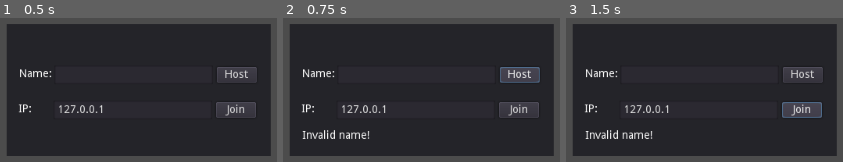
Above: before the commit, frames 1-3 (left to right).
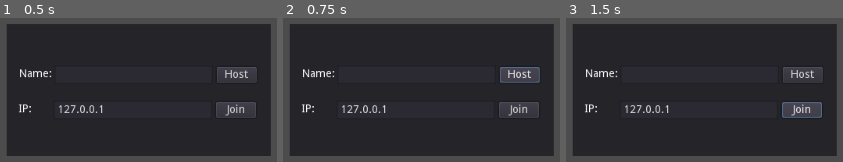
Above: after the commit, the same moments.

Repository: VGDC-UCI/Shooty-Game
Game: Godot game, scene res://Scenes/ServerMenu.tscn
The game is run twice, just before and just after one commit, with the same random seed, the same clock (stepped at 60 frames per second) and the same inputs. The engine's default icon, where the game draws it, is replaced by a stand-in: a white triangle on a blue panel in a dark square.
Inputs:
- Up to frame 1 (0.5 s): no input
- Up to frame 2 (0.75 s): click "Host" at 0.5 s
- Up to frame 3 (1.5 s): click "Join" at 1.25 s

Frame 1 is identical in both runs. In frame 2, 0.7% of the frame differs, in the area x 6-32%, y 77-85%; in frame 3, 0.7%.

Commit message:
Renamed & cleanup to match style guide (WIP)

Diff:
--- a/Scenes/Bullet.tscn
+++ b/Scenes/Bullet.tscn
@@ -1,7 +1,8 @@
 [gd_scene load_steps=5 format=2]
 
 [ext_resource path="res://Assets/Personal_Assets/Bullet.png" type="Texture" id=1]
-[ext_resource path="res://Scripts/Bullet.gd" type="Script" id=2]
+[ext_resource path="res://Scripts/bullet.gd" type="Script" id=2]
+
 
 [sub_resource type="RectangleShape2D" id=1]
 extents = Vector2( 12.4291, 12.4609 )
--- a/Scenes/Enemy.tscn
+++ b/Scenes/Enemy.tscn
@@ -1,7 +1,8 @@
 [gd_scene load_steps=4 format=2]
 
-[ext_resource path="res://Scripts/Enemy.gd" type="Script" id=1]
+[ext_resource path="res://Scripts/enemy.gd" type="Script" id=1]
 [ext_resource path="res://icon.png" type="Texture" id=2]
+
 
 [sub_resource type="RectangleShape2D" id=1]
 extents = Vector2( 202.146, 201.578 )
--- a/Scenes/Player.tscn
+++ b/Scenes/Player.tscn
@@ -1,7 +1,8 @@
 [gd_scene load_steps=4 format=2]
 
 [ext_resource path="res://icon.png" type="Texture" id=1]
-[ext_resource path="res://Scripts/Player.gd" type="Script" id=2]
+[ext_resource path="res://Scripts/player.gd" type="Script" id=2]
+
 
 [sub_resource type="RectangleShape2D" id=1]
 extents = Vector2( 32, 32 )
--- a/Scenes/ServerMenu.tscn
+++ b/Scenes/ServerMenu.tscn
@@ -1,6 +1,6 @@
 [gd_scene load_steps=2 format=2]
 
-[ext_resource path="res://Scripts/ServerMenu.gd" type="Script" id=1]
+[ext_resource path="res://Scripts/server_menu.gd" type="Script" id=1]
 
 [node name="ServerMenu" type="Control"]
 margin_right = 1020.0
@@ -10,7 +10,7 @@
 "_edit_use_anchors_": false
 }
 
-[node name="PlayersReady" type="Panel" parent="."]
+[node name="PregameScreen" type="Panel" parent="."]
 visible = false
 margin_left = 379.67
 margin_top = 105.663
@@ -20,27 +20,27 @@
 "_edit_use_anchors_": false
 }
 
-[node name="PlayerList" type="ItemList" parent="PlayersReady"]
+[node name="PlayerList" type="ItemList" parent="PregameScreen"]
 margin_left = 38.0
 margin_top = 43.0
 margin_right = 266.0
 margin_bottom = 358.0
 
-[node name="Label" type="Label" parent="PlayersReady"]
+[node name="Title" type="Label" parent="PregameScreen"]
 margin_left = 39.0
 margin_top = 13.0
 margin_right = 145.0
 margin_bottom = 37.0
 text = "Awaiting Players..."
 
-[node name="StartGame" type="Button" parent="PlayersReady"]
+[node name="StartButton" type="Button" parent="PregameScreen"]
 margin_left = 105.0
 margin_top = 372.0
 margin_right = 191.0
 margin_bottom = 395.0
 text = "START!"
 
-[node name="Login" type="Panel" parent="."]
+[node name="LoginScreen" type="Panel" parent="."]
 margin_left = 358.0
 margin_top = 222.0
 margin_right = 696.0
@@ -49,30 +49,31 @@
 "_edit_use_anchors_": false
 }
 
-[node name="HostButton" type="Button" parent="Login"]
+[node name="HostButton" type="Button" parent="LoginScreen"]
 margin_left = 269.0
 margin_top = 55.0
 margin_right = 320.0
 margin_bottom = 75.0
 text = "Host"
 
-[node name="NameLabel" type="Label" parent="Login"]
+[node name="NameLabel" type="Label" parent="LoginScreen"]
 margin_left = 16.0
 margin_top = 57.0
 margin_right = 58.0
 margin_bottom = 75.0
 text = "Name:"
 
-[node name="EnterName" type="LineEdit" parent="Login"]
+[node name="NameTextbox" type="LineEdit" parent="LoginScreen"]
 margin_left = 61.0
 margin_top = 53.0
 margin_right = 264.0
 margin_bottom = 77.0
+max_length = 20
 __meta__ = {
 "_edit_use_anchors_": false
 }
 
-[node name="JoinButton" type="Button" parent="Login"]
+[node name="JoinButton" type="Button" parent="LoginScreen"]
 margin_left = 268.159
 margin_top = 99.5675
 margin_right = 319.159
@@ -82,7 +83,7 @@
 "_edit_use_anchors_": false
 }
 
-[node name="IPLabel" type="Label" parent="Login"]
+[node name="IPLabel" type="Label" parent="LoginScreen"]
 margin_left = 15.1591
 margin_top = 101.568
 margin_right = 57.1591
@@ -92,7 +93,7 @@
 "_edit_use_anchors_": false
 }
 
-[node name="EnterAddress" type="LineEdit" parent="Login"]
+[node name="IPTextbox" type="LineEdit" parent="LoginScreen"]
 margin_left = 60.1591
 margin_top = 97.5675
 margin_right = 263.159
@@ -101,15 +102,17 @@
 "_edit_use_anchors_": false
 }
 
-[node name="ErrorLabel" type="Label" parent="Login"]
+[node name="ErrorText" type="Label" parent="LoginScreen"]
 margin_left = 16.0
 margin_top = 136.0
 margin_right = 318.0
 margin_bottom = 150.0
 
 [node name="ErrorDialog" type="AcceptDialog" parent="."]
-margin_right = 83.0
-margin_bottom = 58.0
-[connection signal="pressed" from="PlayersReady/StartGame" to="." method="_on_StartGame_pressed"]
-[connection signal="pressed" from="Login/HostButton" to="." method="_on_HostButton_pressed"]
-[connection signal="pressed" from="Login/JoinButton" to="." method="_on_JoinButton_pressed"]
+margin_left = 487.148
+margin_top = 289.595
+margin_right = 570.148
+margin_bottom = 347.595
+[connection signal="pressed" from="PregameScreen/StartButton" to="." method="_on_StartGame_pressed"]
+[connection signal="pressed" from="LoginScreen/HostButton" to="." method="_on_HostButton_pressed"]
+[connection signal="pressed" from="LoginScreen/JoinButton" to="." method="_on_JoinButton_pressed"]
--- a/Scenes/World.tscn
+++ b/Scenes/World.tscn
@@ -1,9 +1,11 @@
 [gd_scene load_steps=7 format=2]
 
-[ext_resource path="res://Scripts/Level.gd" type="Script" id=1]
-[ext_resource path="res://Scripts/Deadline.gd" type="Script" id=2]
+[ext_resource path="res://Scripts/level.gd" type="Script" id=1]
+[ext_resource path="res://Scripts/deadline.gd" type="Script" id=2]
 [ext_resource path="res://Scenes/Enemy.tscn" type="PackedScene" id=3]
 [ext_resource path="res://icon.png" type="Texture" id=5]
+
+
 
 [sub_resource type="RectangleShape2D" id=1]
 extents = Vector2( 642.85, 361.715 )
--- a/Scripts/Player.gd
+++ b/Scripts/Player.gd
@@ -182,15 +182,15 @@
 		#elif(is_on_wall()):
 			#velocity.y = clamp(300, 290, -200)
 		elif(!is_on_floor()):
-            velocity.y += gravity * delta
-            on_ground_persistance_time_left -= delta
+			velocity.y += gravity * delta
+			on_ground_persistance_time_left -= delta
 			on_ground_persistance_time_left = clamp(on_ground_persistance_time_left, 0, on_ground_persistance_time_frame)
 
-        if (can_dash and is_dashing):
+		if (can_dash and is_dashing):
 			print(can_dash)
 			print(is_dashing)
 			velocity = dash(velocity)
-            can_dash = false
+			can_dash = false
 
 		rset("player_velocity", velocity)
 		player_velocity = velocity # so i can save the data of this velocity to use elsewhere
--- a/Scripts/ServerMenu.gd
+++ /dev/null
@@ -1,89 +0,0 @@
-extends Control
-
-
-# Called when the node enters the scene tree for the first time.
-func _ready():
-	# Called every time the node is added to the scene.
-	gamestate.connect("connection_failed", self, "_on_connection_failed")
-	gamestate.connect("connection_succeeded", self, "_on_connection_success")
-	gamestate.connect("player_list_changed", self, "refresh_lobby")
-	gamestate.connect("game_ended", self, "_on_game_ended")
-	gamestate.connect("game_error", self, "_on_game_error")
-
-	# Set the player name according to the system username. Fallback to the path.
-	if OS.has_environment("USERNAME"):
-		get_node("Login/EnterName").text = OS.get_environment("USERNAME")
-	else:
-		var desktop_path = OS.get_system_dir(0).replace("\\", "/").split("/")
-		get_node("Login/EnterName").text = desktop_path[desktop_path.size() - 2]
-
-	# Set IP address to default, home
-	get_node("Login/EnterAddress").text = "127.0.0.1"
-
-
-func _on_JoinButton_pressed():
-	if get_node("Login/EnterName").text == "":
-		get_node("Login/ErrorLabel").text = "Invalid name!"
-		return
-
-	var ip = get_node("Login/EnterAddress").text
-
-	if not ip.is_valid_ip_address():
-		get_node("Login/ErrorLabel").text = "Invalid IP address!"
-		return
-
-	get_node("Login/ErrorLabel").text = ""
-	get_node("Login/HostButton").disabled = true
-	get_node("Login/JoinButton").disabled = true
-
-	var player_name = get_node("Login/EnterName").text
-	gamestate.join_game(ip, player_name)
-
-
-func _on_HostButton_pressed():
-	if get_node("Login/EnterName").text == "":
-		get_node("Login/ErrorLabel").text = "Invalid name!"
-		return
-
-	get_node("Login").hide()
-	get_node("PlayersReady").show()
-	get_node("Login/ErrorLabel").text = ""
-
-	var player_name = get_node("Login/EnterName").text
-	gamestate.host_game(player_name)
-	refresh_lobby()
-
-func _on_connection_success():
-	get_node("Login").hide()
-	get_node("PlayersReady").show()
-
-func _on_connection_failed():
-	get_node("Login/HostButton").disabled = false
-	get_node("Login/JoinButton").disabled = false
-	get_node("Login/ErrorLabel").set_text("Connection failed.")
-
-func _on_game_ended():
-	show()
-	get_node("Login").show()
-	get_node("PlayersReady").hide()
-	get_node("Login/HostButton").disabled = false
-	get_node("Login/JoinButton").disabled = false
-
-func _on_game_error(errtxt):
-	get_node("ErrorDialog").dialog_text = errtxt
-	get_node("ErrorDialog").popup_centered_minsize()
-	get_node("Login/HostButton").disabled = false
-	get_node("Login/JoinButton").disabled = false
-
-func refresh_lobby():
-	var players = gamestate.get_player_list()
-	players.sort()
-	get_node("PlayersReady/PlayerList").clear()
-	get_node("PlayersReady/PlayerList").add_item(gamestate.get_player_name() + " (You)")
-	for p in players:
-		get_node("PlayersReady/PlayerList").add_item(p)
-
-	get_node("PlayersReady/StartGame").disabled = not get_tree().is_network_server()
-
-func _on_StartGame_pressed():
-	gamestate.begin_game()
--- /dev/null
+++ b/Scripts/server_menu.gd
@@ -0,0 +1,131 @@
+extends Control
+
+
+func _ready() -> void:
+	"""
+	Called when the node enters the scene tree for the first time.
+	Makes connections between signals and sets default text for the
+	username and the ip address.
+	"""
+
+	# Connects the given signals to the given functions.
+	gamestate.connect( "connection_succeeded", self, "_on_connection_succeeded" )
+	gamestate.connect( "connection_failed", self, "_on_connection_failed" )
+
+	gamestate.connect( "game_error", self, "_on_game_error" )
+	gamestate.connect( "game_ended", self, "_on_game_ended" )
+
+	gamestate.connect( "player_list_changed", self, "refresh_player_list" )
+
+	if OS.has_environment( "USERNAME" ):
+		get_node( "LoginScreen/NameTextbox" ).text = OS.get_environment( "USERNAME" )
+
+	# 127.0.0.1 is the address for a local server.
+	get_node( "LoginScreen/IPTextbox" ).text = "127.0.0.1"
+
+
+func _on_join_button_pressed() -> void:
+	"""
+	Called when the JoinButton is pressed. Attempts to join a remote
+	host.
+	"""
+
+	var player_name: String = get_node( "LoginScreen/NameTextbox" ).text
+
+	if len( player_name ) == 0:
+		get_node( "LoginScreen/ErrorText" ).text = "Please enter a name!"
+		return
+
+	var ip: String = get_node( "LoginScreen/IPTextbox" ).text
+
+	if not ip.is_valid_ip_address():
+		get_node( "LoginScreen/ErrorText" ).text = "Invalid IP Address!"
+		return
+
+	get_node( "LoginScreen/ErrorText" ).text = "Connecting to host..."
+
+	gamestate.join_game( ip, player_name )
+
+
+func _on_host_button_pressed() -> void:
+	"""
+	Called when the HostButton is pressed. Attemps to host a server
+	for the game.
+	"""
+
+	var player_name: String = get_node( "Login/NameTextbox" ).text
+
+	if len( player_name ) == 0:
+		get_node( "Login/ErrorText" ).text = "Please enter a name."
+		return
+
+	get_node( "Login/ErrorText" ).text = "Setting up server..."
+
+	gamestate.host_game( player_name )
+	refresh_player_list()
+
+
+func _on_start_button_pressed() -> void:
+	"""
+	Called when the StartButton is pressed. Attempts to start the game.
+	"""
+
+	gamestate.begin_game()
+
+
+func _on_connection_succeeded() -> void:
+	"""
+	Called from the connection_succeeded signal. Shows the pregame screen
+	to the user.
+	"""
+
+	get_node( "LoginScreen" ).hide()
+	get_node( "PregameScreen" ).show()
+
+
+func _on_connection_failed() -> void:
+	"""
+	Called from the connection_failed signal. Notifies the user that
+	the connection failed.
+	"""
+
+	get_node( "Login/ErrorText" ).text = "Failed to connect to host."
+
+
+func _on_game_error( error_text: String ) -> void:
+	"""
+	Called from the game_ended signal. Shows an error popup to the user
+	with the error.
+	"""
+
+	get_node( "ErrorDialog" ).dialog_text = error_text
+	get_node( "ErrorDialog" ).show()
+
+
+func _on_game_ended() -> void:
+	"""
+	Called from the game_ended signal. Brings the user back to
+	the LoginScreen Node.
+	"""
+
+	get_node( "PregameScreen" ).hide()
+	get_node( "Login" ).show()
+
+
+func refresh_player_list() -> void:
+	"""
+	Called from the player_list_changed signal. Refreshes the list of
+	players in the PregameScreen.
+	"""
+
+	var player_list: Array = gamestate.get_player_list() # Array<String>
+	player_list.sort()
+
+	get_node( "PregameScreen/PlayerList" ).clear()
+
+	get_node( "PregameScreen/PlayerList" ).add_item( gamestate.get_player_name() + " (You)" )
+
+	for player_name in player_list:
+		get_node( "PregameScreen/PlayerList" ).add_item( player_name )
+
+	get_node( "PregameScreen/StartGame" ).disabled = not get_tree().is_network_server()
--- a/project.godot
+++ b/project.godot
@@ -12,12 +12,12 @@
 "base": "StaticBody2D",
 "class": "Enemy",
 "language": "GDScript",
-"path": "res://Scripts/Enemy.gd"
+"path": "res://Scripts/enemy.gd"
 }, {
 "base": "KinematicBody2D",
 "class": "Player",
 "language": "GDScript",
-"path": "res://Scripts/Player.gd"
+"path": "res://Scripts/player.gd"
 } ]
 _global_script_class_icons={
 "Enemy": "",
